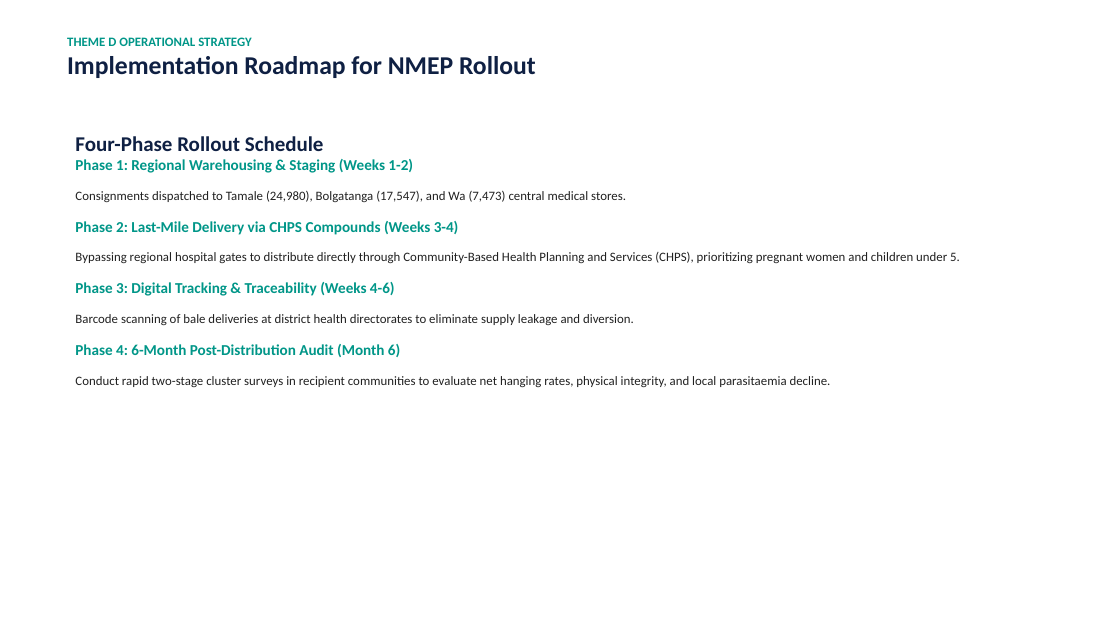
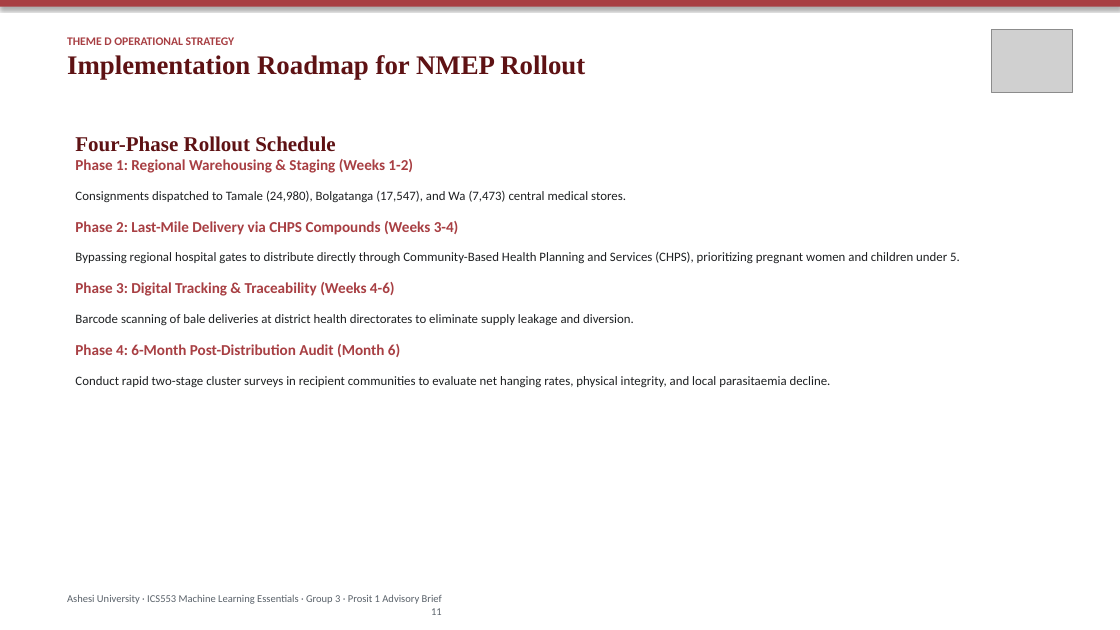
Before and after one commit to ASU-MICS-2028/mle-group-3-prosit-1, a slide deck: slide 11 of reports/ITN_Allocation_Presentation.pptx. Drawn at 1120x630 pixels with LibreOffice and Linux fonts; fonts in the diff are those of the drawing; grey boxes stand for pictures. Boxes give left, top, right and bottom in pixels: in the first picture for what was removed or moved away, otherwise in the second. Text is boxed around its words. In the diff, an @@ line names an element or a change of style, - is before the commit and + after.

Commit message:
style(presentation): apply official Ashesi University brand guidelines (Pale Carmine, Garamond, logo badge)

```diff
--- a/reports/ITN_Allocation_Presentation.pptx
+++ b/reports/ITN_Allocation_Presentation.pptx
@@ rectangle added at bbox=[0, 0, 1120, 7], fill #A83F43 @@
@@ picture added at bbox=[991, 29, 1073, 92] @@
@@ text "THEME D OPERATIONAL STRATEGY" at bbox=[67, 37, 585, 80]: size 11 to 10 pt, text colour #009688 to #A83F43 in "THEME D OPERATIONAL STRATEGY"; size 22 to 23 pt, font Calibri to Times New Roman, text colour #0F2043 to #5E1214 in "Implementation Roadmap for NMEP Rollout" @@
@@ text "Four-Phase Rollout Schedule" at bbox=[75, 136, 960, 387]: font Calibri to Times New Roman, text colour #0F2043 to #5E1214 in "Four-Phase Rollout Schedule"; text colour #009688 to #A83F43 in "Phase 1: Regional Warehousing & Staging (Weeks ...", "Phase 2: Last-Mile Delivery via CHPS Compounds ...", "Phase 3: Digital Tracking & Traceability (Weeks ...", "Phase 4: 6-Month Post-Distribution Audit (Month 6)"; text colour #212121 to #1E2022 in "Consignments dispatched to Tamale (24,980), Bolgatanga (17,5 ...", "Bypassing regional hospital gates to distribute directly ...", "Barcode scanning of bale deliveries at district ...", "Conduct rapid two-stage cluster surveys in recipient ..." @@
@@ text added at bbox=[67, 594, 442, 615], 9 pt, text #5A626A @@
+Ashesi University · ICS553 Machine Learning Essentials · Group 3 · Prosit 1 Advisory Brief
+11
```
Also in this commit, not shown: 11 other slides changed, 3 other files.
